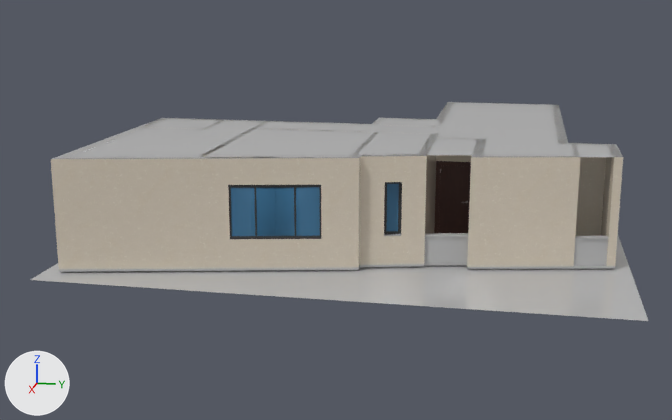
What one commit did to the FBX model Assets/Interior/Flat04_T.fbx.
Rendered twice from a camera (50 mm lens) standing at (26.91, 3.95, 7.01) and looking at (0.77, -1.28, 0.47). The axes (+X, +Y, +Z) are drawn at lower left. The lights are the same throughout. Where no turn or scale is listed for an object, it has been applied to the vertices. Vertices at the same position are counted once.

The scene before the commit, as lines of its bpy script (objects in view):
```python
me_mesh_009 = bpy.data.meshes.new('Mesh.009')
me_mesh_009.from_pydata(...)  # 16 vertices, 14 faces; spans x -7.34..5.57, y -8.24..5.32, z -0.05
me_mesh_009.materials.append(mat_material__44)  # its picture is missing
me_mesh_010 = bpy.data.meshes.new('Mesh.010')
me_mesh_010.from_pydata(...)  # 25 vertices, 16 faces; spans x -6.82..6.82, y -7.19..7.19, z 0.0
me_mesh_010.materials.append(mat_material__25)  # its picture is missing
me_mesh_026 = bpy.data.meshes.new('Mesh.026')
me_mesh_026.from_pydata(...)  # 270 vertices, 498 faces; spans x 0.0..109.0, y 0.0..18.0, z 0.0..221.0
me_mesh_026.materials.append(mat_d2)
me_mesh_027 = bpy.data.meshes.new('Mesh.027')
me_mesh_027.from_pydata(...)  # 630 vertices, 558 faces; spans x -0.11..0.01, y -0.01..0.86, z -2.21..-0.13
me_mesh_027.materials.append(mat_d2)
me_mesh_028 = bpy.data.meshes.new('Mesh.028')
me_mesh_028.from_pydata(...)  # 446 vertices, 388 faces; spans x -0.113..0.113, y -0.159..0.015, z -0.015..0.015
me_mesh_028.materials.append(mat_d2)
ob_d2_door010 = bpy.data.objects.new('D2-Door010', me_mesh_027)
ob_d2_door010.location = (1.64, 1.83, 2.21)
ob_d2_frame012 = bpy.data.objects.new('D2-Frame012', me_mesh_026)
ob_d2_frame012.location = (1.65, 1.7, 0.0)
ob_d2_frame012.rotation_euler = (0.0, 0.0, 1.571)  # degrees (0, 0, 90)
ob_d2_frame012.scale = (0.01, 0.01, 0.01)
ob_line003 = bpy.data.objects.new('Line003', me_mesh_009)
ob_line003.location = (0.98, 1.1, 2.89)
ob_object011 = bpy.data.objects.new('Object011', me_mesh_028)
ob_object011.location = (1.59, 2.57, 1.09)
ob_plane001 = bpy.data.objects.new('Plane001', me_mesh_010)
ob_plane001.location = (0.36, -0.39, -0.04)
# also in view: 'Object34580' at (2.92, -3.02, 1.49); 'Line002' at (0.09, -0.36, 0.03); 'Line001' at (0.09, -0.36, 1.45)
```
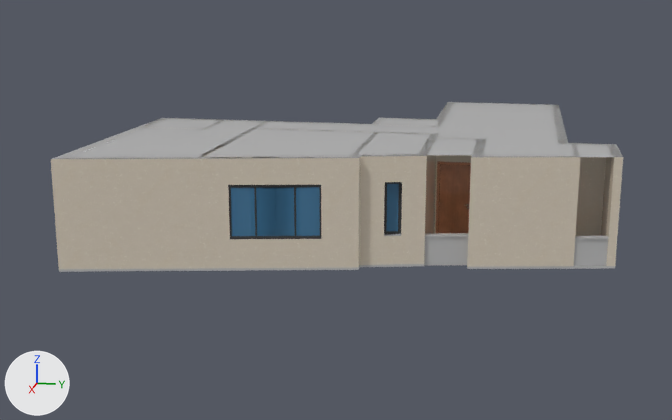
Where the change shows, as pixel boxes [x1, y1, x2, y2] in the pictures (672 x 420 px):
'Plane001', deleted: before [31, 236, 648, 321]
'door_door_008', added (brown): after [438, 164, 471, 233]
'D2-Door010', deleted: before [439, 165, 471, 233]
'D2-Frame012', reshaped, moved, turned: before [434, 161, 471, 233]; after [436, 161, 471, 233]

Edits to the bpy script that builds the scene:
```text
Add img_door_albedo_png:
    img_door_albedo_png = load_image('door_Albedo.png', '../building/Simple Door/door_Albedo.png', 1024, 1024, 'sRGB')
Add mat_material__225:
    mat_material__225 = principled_material('Material #225')
    mat_material__225.texture = img_door_albedo_png  # with its transparency
    mat_material__225.roughness = 0.0
Change me_mesh_026:
    used by ob_d2_frame012; location = (1.65, 1.7, 0.0); rotation_euler = (0.0, 0.0, 1.571), in degrees (0, 0, 90); scale = (0.01, 0.01, 0.01)
    remove me_mesh_026.from_pydata(...)  # 270 vertices, 498 faces; spans x 0.0..109.0, y 0.0..18.0, z 0.0..221.0
    remove me_mesh_026.materials.append(mat_d2)
    add me_mesh_026.from_pydata(...)  # 782 vertices, 1478 faces; spans x -104.0..0.0, y -13.0..7.0, z 0.0..220.0
    me_mesh_026 part 1: 92 vertices removed from x 0.0..109.0, y 0.0..18.0, z 0.0..221.0; 782 vertices added at x -104.0..0.0, y -13.0..7.0, z 0.0..220.0
    add me_mesh_026.materials.append(mat_material__225)  # picture img_door_albedo_png
Add me_mesh_020_1:
    me_mesh_020_1.from_pydata(...)  # 98 vertices, 160 faces; spans x -0.0744..0.0744, y -0.111..0.0096, z -0.0092..0.0092
    me_mesh_020_1.materials.append(mat_material__225)  # picture img_door_albedo_png
Add me_mesh_019_1:
    me_mesh_019_1.from_pydata(...)  # 1277 vertices, 2242 faces; spans x -0.04..0.01, y 0.0..0.89, z 0.01..2.11
    me_mesh_019_1.materials.append(mat_material__225)  # picture img_door_albedo_png
Change ob_d2_frame012:
    ob_d2_frame012.location: (1.65, 1.7, 0.0) -> (1.59, 1.74, 0.0)
    ob_d2_frame012.rotation_euler: (0.0, 0.0, 1.571) -> (0.0, 0.0, -1.571)  # degrees (0, 0, 90) -> degrees (0, 0, -90)
Remove ob_object011:
    ob_object011 = bpy.data.objects.new('Object011', me_mesh_028)
    ob_object011.location = (1.59, 2.57, 1.09)
Remove ob_plane001:
    ob_plane001 = bpy.data.objects.new('Plane001', me_mesh_010)
    ob_plane001.location = (0.36, -0.39, -0.04)
Remove ob_d2_door010:
    ob_d2_door010 = bpy.data.objects.new('D2-Door010', me_mesh_027)
    ob_d2_door010.location = (1.64, 1.83, 2.21)
Add ob_door_handle_door_008:
    ob_door_handle_door_008 = bpy.data.objects.new('door_handle_door_008', me_mesh_020_1)
    ob_door_handle_door_008.location = (1.62, 2.6, 1.01)
Add ob_door_door_008:
    ob_door_door_008 = bpy.data.objects.new('door_door_008', me_mesh_019_1)
    ob_door_door_008.location = (1.64, 1.81, 0.0)
```
